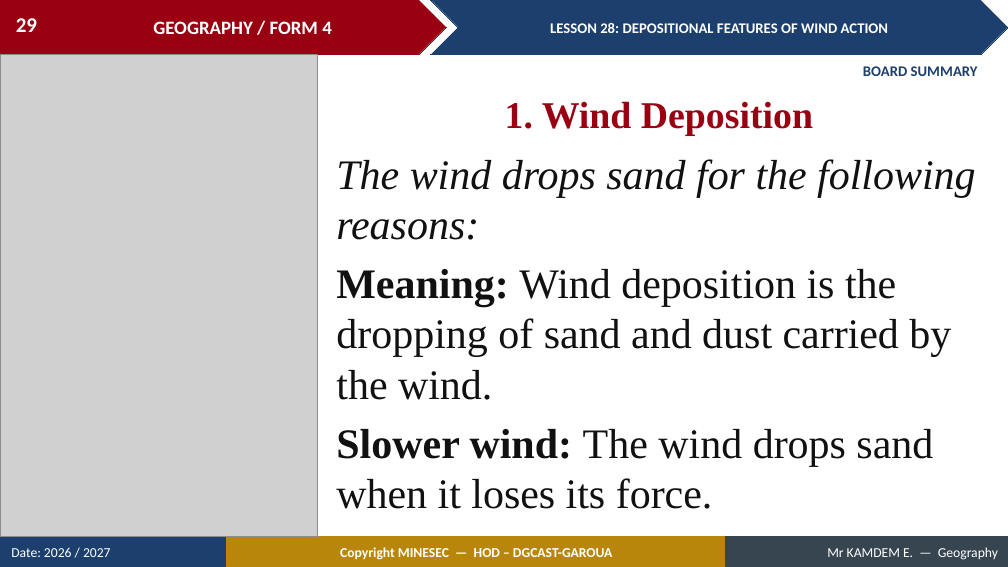
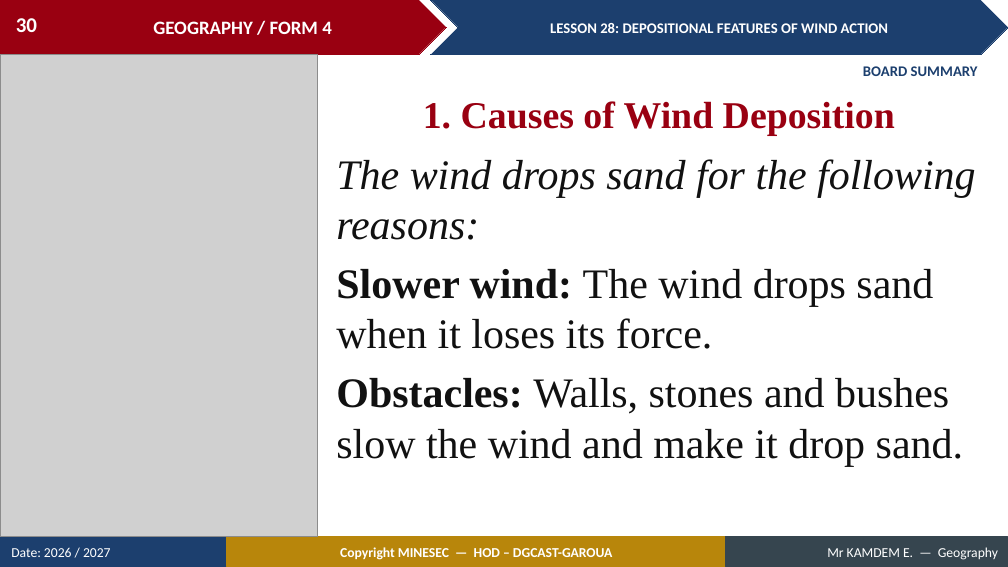
Before and after one commit to Berthautk/linea-github, a slide deck: slide 30 of lecons/F3/32_FORM4_LESSON28_Depositional_Features_Wind.pptx (slide 29 before the commit). Drawn at 1008x567 pixels with LibreOffice and Linux fonts; fonts in the diff are those of the drawing; grey boxes stand for pictures. Boxes give left, top, right and bottom in pixels: in the first picture for what was removed or moved away, otherwise in the second. Text is boxed around its words. In the diff, an @@ line names an element or a change of style, - is before the commit and + after.

```diff
--- a/lecons/F3/32_FORM4_LESSON28_Depositional_Features_Wind.pptx
+++ b/lecons/F3/32_FORM4_LESSON28_Depositional_Features_Wind.pptx
@@ page number at (16, 18, 37, 32): text changed @@
-29
+30
@@ text at (423, 101, 895, 136): text changed @@
-1. Wind Deposition
+1. Causes of Wind Deposition
@@ text at (336, 269, 951, 400): paragraph removed @@
-Meaning: Wind deposition is the dropping of sand and dust carried by the wind.
@@ text at (336, 378, 963, 466): paragraph added @@
+Obstacles: Walls, stones and bushes slow the wind and make it drop sand.
```
Also in this commit, not shown: 2 other slides changed, 1 slide added, 2 other files.
